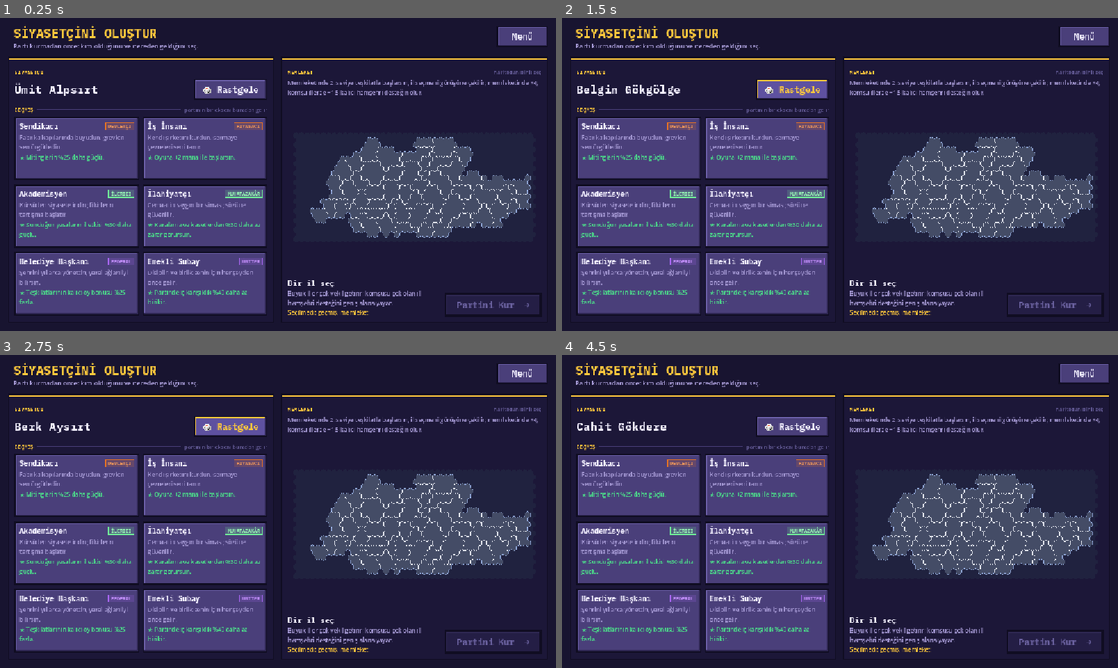
Above: before the commit, frames 1-4 (two rows, left to right).
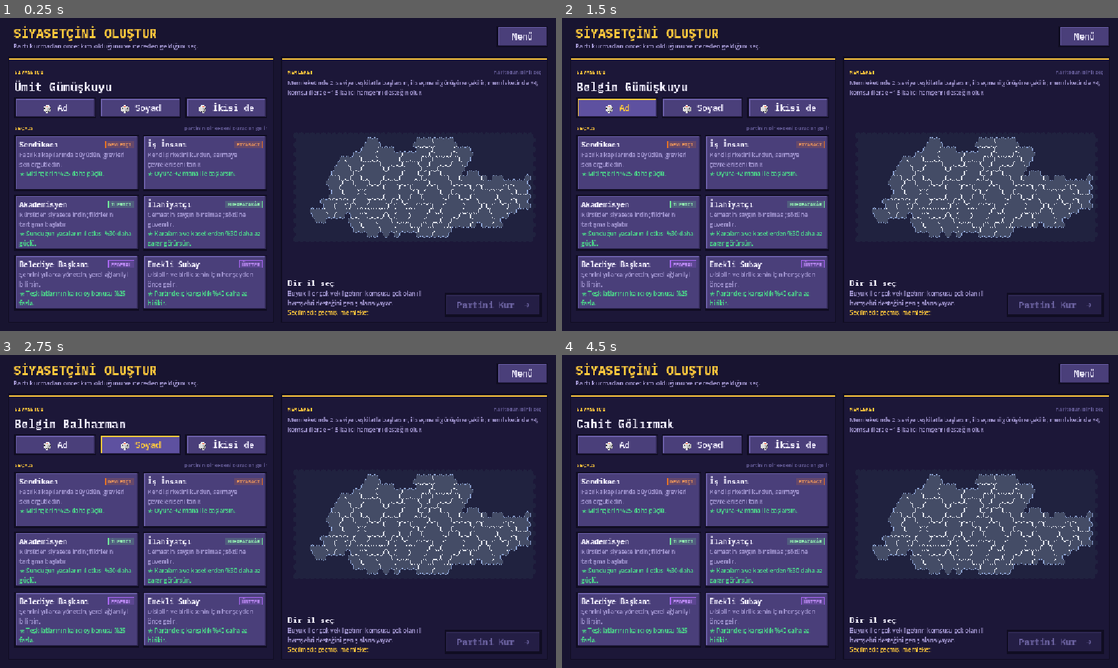
Above: after the commit, the same moments.

Repository: TriQue06/siyaset_oyunu_test_experimental
Game: Godot game, scene res://scenes/PoliticianSetup.tscn
The game is run twice, just before and just after one commit, with the same random seed, the same clock (stepped at 60 frames per second) and the same inputs. This scene is started directly instead of the project's main scene. Sound files missing from this copy of the repository are replaced by a short silence.
Inputs (mouse positions are in pixels of both pictures, inside the frame that each line leads up to):
- Up to frame 1 (0.25 s): no input
- Up to frame 2 (1.5 s): click (789, 89) at 0.5 s, where only the run before the commit has a clickable "🎲 Rastgele"; click "🎲 Rastgele" (after the commit: "🎲 Ad") at 1.25 s
- Up to frame 3 (2.75 s): click "🎲 Rastgele" (after the commit: "🎲 Soyad") at 2 s
- Up to frame 4 (4.5 s): click "🎲 Rastgele" (after the commit: "🎲 İkisi de") at 2.75 s; click "Menü" at 3.5 s; click "Devam Et (ESC)" at 4.25 s

The runs differ from the first frame. In frame 1, 15% of the frame differs, in the area x 2-48%, y 19-95%; in frame 2, 15%; in frame 3, 15%; in frame 4, 15%.

Commit message:
Sürüm 0.0.115: çok daha fazla soyad, ad/soyad/ikisi için üç rastgele düğmesi
Co-Authored-By: Claude Opus 5.5 <noreply@anthropic.com>

Diff:
--- a/siyaset-oyunu/project.godot
+++ b/siyaset-oyunu/project.godot
@@ -11,7 +11,7 @@
 [application]
 
 config/name="Siyaset Oyunu"
-config/version="0.0.114"
+config/version="0.0.115"
 run/main_scene="res://scenes/Lobby.tscn"
 config/quit_on_go_back=false
 config/features=PackedStringArray("4.7", "Forward Plus")
--- a/siyaset-oyunu/scripts/politician_presets.gd
+++ b/siyaset-oyunu/scripts/politician_presets.gd
@@ -81,10 +81,19 @@
 ## Soyad = kök + ek ("Gök" + "yelken" = "Gökyelken"). Yaygın siyasetçi
 ## soyadı kalıpları (-oğlu, -doğan, -demir, -kaya, -han ...) bilerek yok.
 const SURNAME_ROOTS := ["Ak", "Kara", "Gök", "Yel", "Dağ", "Çam", "Ay", "Gün", "Tan", "Bal",
-	"Kır", "Ulu", "Boz", "Sarı", "Alp", "Çağ", "Al", "Ilık", "Sis", "Ilgaz"]
+	"Kır", "Ulu", "Boz", "Sarı", "Alp", "Çağ", "Al", "Ilık", "Sis", "Ilgaz",
+	"Yaz", "Kış", "Göl", "Su", "Kum", "Yıldız", "Bulut", "Çiy", "Tuz", "Ilgın",
+	"Kızıl", "Mavi", "Yeşil", "Ala", "Gümüş", "Altın", "Bakır", "Pamuk", "İpek", "Kuş",
+	"Turna", "Ceylan", "Şahin", "Kartal", "Atmaca", "Güz", "Bahar", "Sabah", "Akşam", "Kervan",
+	"Deniz", "Orman", "Bayır", "Eğin", "Erik", "Elma", "Ceviz", "Sedir", "Kekik", "Nar"]
 const SURNAME_ENDS := ["söğüt", "yelken", "pınar", "yamaç", "çınar", "ırmak", "doruk", "koru",
 	"bulut", "yaprak", "kumsal", "dere", "yayla", "gölge", "rüzgâr", "fidan", "kuşak", "sırt",
-	"meşe", "ılgın", "serçe", "kıyı", "çiçek", "ova"]
+	"meşe", "ılgın", "serçe", "kıyı", "çiçek", "ova",
+	"bağ", "bahçe", "çayır", "çeşme", "köprü", "geçit", "vadi", "boyu", "yaka", "kanat",
+	"dal", "kök", "tohum", "başak", "gül", "lale", "sümbül", "kavak", "ardıç", "selvi",
+	"çam", "kozan", "tarla", "harman", "değirmen", "kuyu", "kaynak", "göl", "ada", "liman",
+	"yol", "kapı", "evli", "yurdu", "türkü", "ezgi", "ışın", "şafak", "yıldız", "ay",
+	"tepe", "yazı", "örs", "kalem", "dokuma", "keman", "yüce", "soy", "ok", "yay"]
 ## Gerçek (Türk) siyasetçi soyadları: üretici bunları ASLA vermez.
 const BANNED_SURNAMES := ["Erdoğan", "Kılıçdaroğlu", "Bahçeli", "Akşener", "İnce", "Demirtaş",
 	"Davutoğlu", "Babacan", "Özel", "İmamoğlu", "Yavaş", "Özal", "Demirel", "Ecevit", "Erbakan",
@@ -92,7 +101,7 @@
 	"Sezer", "Soylu", "Karamollaoğlu", "Perinçek", "Oğan", "Dervişoğlu", "Bakırhan", "Kurtulmuş",
 	"Yıldırım", "Arınç", "Akdoğan", "Uysal", "Altan", "Sancar", "Koç", "Aydın", "Ağıralioğlu",
 	"Akpınar", "Gökçek", "Ağar", "Karayalçın", "Talabani", "Günaydın", "Kaya", "Demir",
-	"Çağlayan", "Bozdağ", "Albayrak", "Tanal", "Altay", "Akar", "Ulusoy", "Sarıgül", "Alpay"]
+	"Çağlayan", "Bozdağ", "Albayrak", "Tanal", "Altay", "Akar", "Ulusoy", "Sarıgül", "Alpay", "Altınok", "Akyol", "Gökçe", "Akgül", "Tanyol", "Karabağ"]
 
 const NAME_MAX_LENGTH := 40
 
@@ -147,20 +156,34 @@
 static func _pick(list: Array, rng: RandomNumberGenerator) -> String:
 	return String(list[(rng.randi() if rng != null else randi()) % list.size()])
 
+## "Ayay", "Gölgöl" gibi kökü ile eki aynı olan soyadlar elenir.
+static func _is_doubled(surname: String) -> bool:
+	var low := surname.to_lower()
+	var half := low.length() / 2
+	return low.length() % 2 == 0 and low.left(half) == low.substr(half)
+
 ## Rastgele soyad; avoid'deki (oyunda kullanılan) soyadları ve yasaklıları vermez.
 static func random_surname(avoid: Array = [], rng: RandomNumberGenerator = null) -> String:
 	var surname := ""
 	for attempt in 200:
 		surname = _pick(SURNAME_ROOTS, rng) + _pick(SURNAME_ENDS, rng)
-		if not is_banned_surname(surname) and not avoid.has(surname):
+		if not is_banned_surname(surname) and not avoid.has(surname) and not _is_doubled(surname):
 			return surname
 	return surname
 
+## Rastgele ad (%75 erkek, %25 kadın); avoid verilirse o ad tekrar gelmez.
+static func random_first_name(avoid: String = "", rng: RandomNumberGenerator = null) -> String:
+	var first := avoid
+	for attempt in 20:
+		var roll := rng.randf() if rng != null else randf()
+		first = _pick(MALE_NAMES if roll < MALE_NAME_CHANCE else FEMALE_NAMES, rng)
+		if first != avoid:
+			break
+	return first
+
 ## {"first_name", "surname"}: sınırsız yeniden üretilebilir.
 static func random_name(avoid_surnames: Array = [], rng: RandomNumberGenerator = null) -> Dictionary:
-	var roll := rng.randf() if rng != null else randf()
-	var first := _pick(MALE_NAMES if roll < MALE_NAME_CHANCE else FEMALE_NAMES, rng)
-	return {"first_name": first, "surname": random_surname(avoid_surnames, rng)}
+	return {"first_name": random_first_name("", rng), "surname": random_surname(avoid_surnames, rng)}
 
 ## Oyunda (diğer partilerde) kullanılan soyadları.
 static func used_surnames(except_peer: int = 0) -> Array:
--- a/siyaset-oyunu/scripts/politician_setup.gd
+++ b/siyaset-oyunu/scripts/politician_setup.gd
@@ -8,7 +8,7 @@
 
 const MAP_SCENE := preload("res://scenes/Map.tscn")
 const LEFT_WIDTH := 540.0
-const CARD_SIZE := Vector2(258, 132)
+const CARD_SIZE := Vector2(258, 116)
 const MAP_PADDING := 12.0
 ## Eksen renkleri (parti profil kartındaki işaretlerle aynı aile).
 const AXIS_COLORS := {
@@ -88,14 +88,22 @@
 	_name_label.size_flags_horizontal = Control.SIZE_EXPAND_FILL
 	_name_label.clip_text = true
 	name_row.add_child(_name_label)
-	var dice := Button.new()
-	dice.text = "🎲 Rastgele"
-	dice.tooltip_text = "Yeni bir ad ve soyad üret"
-	dice.focus_mode = Control.FOCUS_NONE
-	dice.custom_minimum_size = Vector2(150, 44)
-	dice.pressed.connect(_reroll_name)
-	name_row.add_child(dice)
-	_reroll_name()
+	# Üç zar: sadece ad, sadece soyad, ikisi birden (sınırsız basılır).
+	var dice_row := HBoxContainer.new()
+	dice_row.add_theme_constant_override("separation", 8)
+	body.add_child(dice_row)
+	for spec in [["🎲 Ad", "Sadece adı değiştir", true, false],
+			["🎲 Soyad", "Sadece soyadı değiştir", false, true],
+			["🎲 İkisi de", "Ad ve soyadı birlikte değiştir", true, true]]:
+		var dice := Button.new()
+		dice.text = spec[0]
+		dice.tooltip_text = spec[1]
+		dice.focus_mode = Control.FOCUS_NONE
+		dice.custom_minimum_size = Vector2(0, 36)
+		dice.size_flags_horizontal = Control.SIZE_EXPAND_FILL
+		dice.pressed.connect(_reroll_name.bind(spec[2], spec[3]))
+		dice_row.add_child(dice)
+	_reroll_name(true, true)
 
 	body.add_child(PopupKit.section("Geçmiş", "partinin bir ekseni buradan gelir"))
 	var scroll := ScrollContainer.new()
@@ -140,7 +148,7 @@
 	margin.mouse_filter = Control.MOUSE_FILTER_IGNORE
 	button.add_child(margin)
 	var box := VBoxContainer.new()
-	box.add_theme_constant_override("separation", 4)
+	box.add_theme_constant_override("separation", 2)
 	box.mouse_filter = Control.MOUSE_FILTER_IGNORE
 	margin.add_child(box)
 	var head := HBoxContainer.new()
@@ -224,13 +232,14 @@
 
 # --- Etkileşim ----------------------------------------------------------------------
 
-func _reroll_name() -> void:
-	var avoid := PoliticianPresets.used_surnames(multiplayer.get_unique_id())
-	if _surname != "":
-		avoid.append(_surname)  # her basışta farklı bir soyad
-	var generated := PoliticianPresets.random_name(avoid)
-	_first_name = String(generated["first_name"])
-	_surname = String(generated["surname"])
+func _reroll_name(first: bool, last: bool) -> void:
+	if first:
+		_first_name = PoliticianPresets.random_first_name(_first_name)
+	if last:
+		var avoid := PoliticianPresets.used_surnames(multiplayer.get_unique_id())
+		if _surname != "":
+			avoid.append(_surname)  # her basışta farklı bir soyad
+		_surname = PoliticianPresets.random_surname(avoid)
 	_name_label.text = _full_name()
 	if _continue != null:
 		_refresh()
--- a/siyaset-oyunu/tools/smoke_test_politician.gd
+++ b/siyaset-oyunu/tools/smoke_test_politician.gd
@@ -89,7 +89,7 @@
 		if PP.FEMALE_NAMES.has(n):
 			overlap = true
 	check("erkek ve kadin listeleri ayrik", not overlap)
-	check("soyadlar cesitli", seen.size() > 100, str(seen.size()))
+	check("soyadlar cesitli", seen.size() > 400, str(seen.size()))
 	check("gercek soyad reddedilir", not PP.is_valid(PP.make("Ali", "Erdoğan", "sendikaci", home)))
 	check("rastgele soyad kullanilani vermez", not PP.random_surname(["Gökyelken"]).is_empty())
 	var bot_surnames := {}
Not shown, changed: siyaset-oyunu/export_presets.cfg
